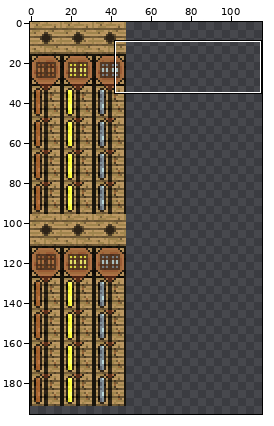
Sprite sheet, stored at resources/client/com/kaijin/ChargingBench/textures/ChargingBench.png. Above: a wide view before the commit, with the close-up outlined.
Close-up. First the earlier version:
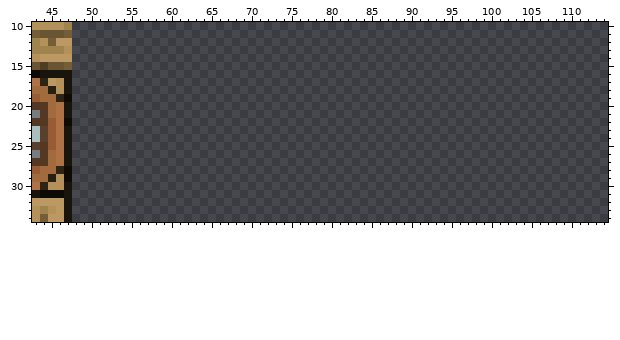
The file is 256x256 pixels. Colours within 5 levels of each other are drawn and written as one. Shown: x 43..114, y 10..34. The wide view leaves out empty margins.
The result:
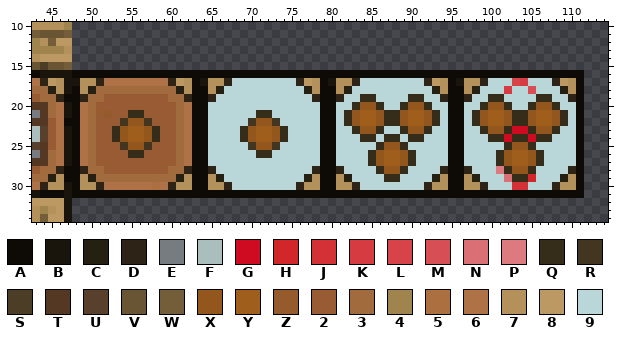
Palette (. is transparent): A #0e0b06  B #19140c  C #262012  D #2d2417  E #767c7f  F #aabebd  G #ce0b20  H #d2272a  J #d33135  K #d53b40  L #d6444a  M #d74e55  N #da6f75  P #dc7a7f  Q #362c1a  R #433621  S #4c3d26  T #543823  U #59402c  V #695433  W #735e39  X #93571d  Y #a05e1d  Z #955b2d  2 #985b33  3 #a26b3e  4 #9f844d  5 #ac6f40  6 #af7246  7 #b4905a  8 #bc9862  9 #b9d6d9
The exact change:
@@ x 43..114 @@
 15 VSVVW...................................................................
-16 ABBBB...................................................................
-17 6D87B...................................................................
-18 33C7B...................................................................
-19 233DA...................................................................
-20 TT36B...................................................................
-21 ET36B...................................................................
-22 TT26A...................................................................
-23 FU26B...................................................................
-24 FU26B...................................................................
-25 UT26B...................................................................
-26 ET36B...................................................................
-27 TT36B...................................................................
-28 233DA...................................................................
-29 33C7A...................................................................
-30 6D77B...................................................................
-31 BAAAB...................................................................
+16 ABBBBAAAAAAAAAAAAAAAAAAAAAAAAAAAAAAAAAAAAAAAAAAAAAAAAAAAAAAAAAAAAAAAA...
+17 6D87BB77D66666666D87AB77D99999999D87AB77D99999999D87AB77D999LK999D87A...
+18 33C7BA7C3333333333C7AA7C9999999999C7AA7C9999999999C7AA7C999K99M999C7A...
+19 233DAAD332222222233DAAD999999999999DAAD99QQ9999QQ99DAAD99QQ9999QQ99DA...
+20 TT36BA63222222222236AA99999999999999AA99QXXQ99QXXQ99AA99QXXQ99QXXQ99A...
+21 ET36BA632Z22QQ222236AA999999QQ999999AA9QXYYXQQXYYXQ9AA9QXYYXQQXYYXQ9A...
+22 TT26AA63222RXXR22236AA99999RXXR99999AA9QXYYXQQXYYXQ9AA9QXYYXQQXYYXQ9A...
+23 FU26BA6322QXYYXQ2236AA9999QXYYXQ9999AA99QXXQ99QXXQ99AA99QXXQGGQXXQ99A...
+24 FU26BA6322QXYYXQ2236AA9999QXYYXQ9999AA999QQ9QQ9QQ999AA999QQGQQGQQ999A...
+25 UT26BA63222RXXR22236AA99999RXXR99999AA99999QXXQ99999AA99999QXXQ99999A...
+26 ET36BA632222QQ222236AA999999QQ999999AA9999QXYYXQ9999AA9999QXYYXQ9999A...
+27 TT36BA63222222222236AA99999999999999AA9999QXYYXQ9999AA9999QXYYXQ9999A...
+28 233DAAD332222222233DAAD999999999999DAAD9999QXXQ9999DAAD999PQXXQ9999DA...
+29 33C7AA7C3333333333C7AA7C9999999999C7AA7C9999QQ9999C7AA7C999NQQH999C7A...
+30 6D77BA77D66666656D77AA77D99999999D77AA77D99999999D77AA77D999JJ999D77A...
+31 BAAABAAAAAAAAAAAAAAAAAAAAAAAAAAAAAAAAAAAAAAAAAAAAAAAAAAAAAAAAAAAAAAAA...
 32 8888B...................................................................
Where, in picture pixels (left, top, right, bottom), the same in both close-ups:
added: (72, 70, 584, 198)
